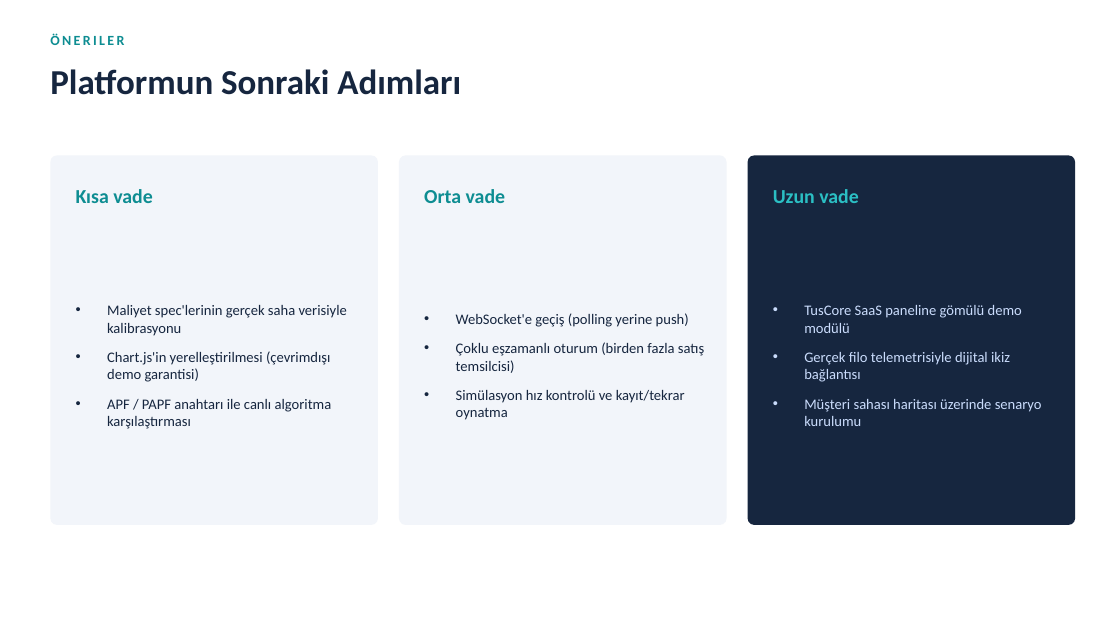
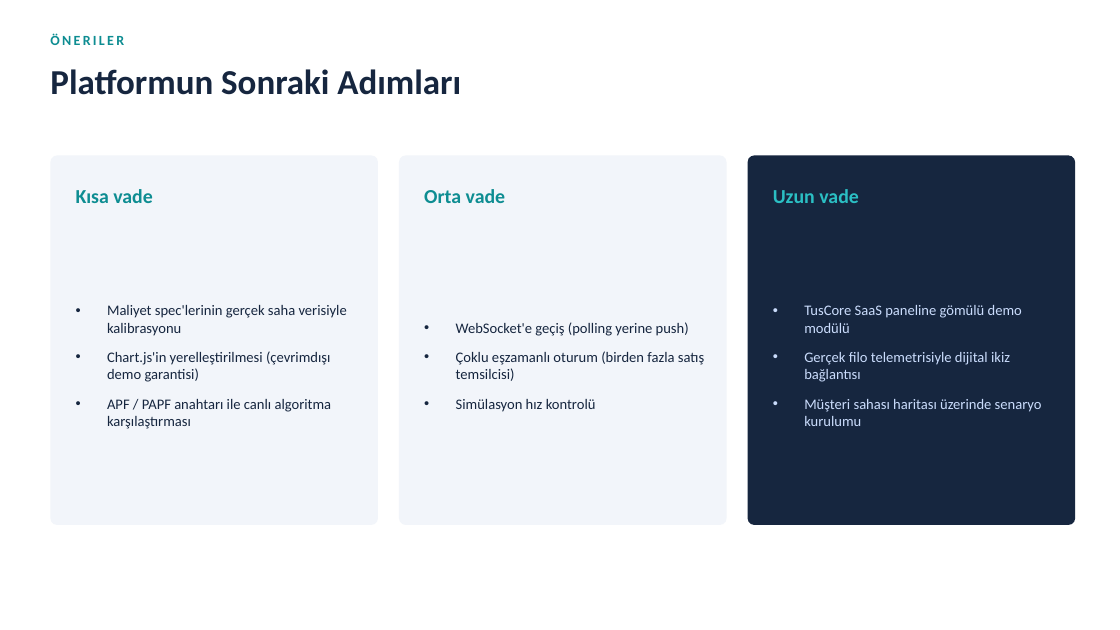
Before and after one commit to afeyzaayus/swarm-roi-dashboard, a slide deck: slide 16 of Final_Sunum.pptx (slide 17 before the commit). Drawn at 1120x630 pixels with LibreOffice and Linux fonts; fonts in the diff are those of the drawing. Boxes give left, top, right and bottom in pixels: in the first picture for what was removed or moved away, otherwise in the second. Text is boxed around its words. In the diff, an @@ line names an element or a change of style, - is before the commit and + after.

```diff
--- a/Final_Sunum.pptx
+++ b/Final_Sunum.pptx
@@ text at (x1=456, y1=399, x2=596, y2=412): text changed @@
-• Simülasyon hız kontrolü ve kayıt/tekrar oynatma
+• Simülasyon hız kontrolü
```
Also in this commit, not shown: 12 other slides changed, 1 slide removed, 7 other files.
